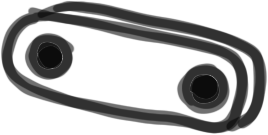
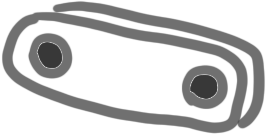
The second 268x135 image is a revision of the first. Changes to its layers:
hid "Layer 2", painted on it over [0, 0, 267, 134]
